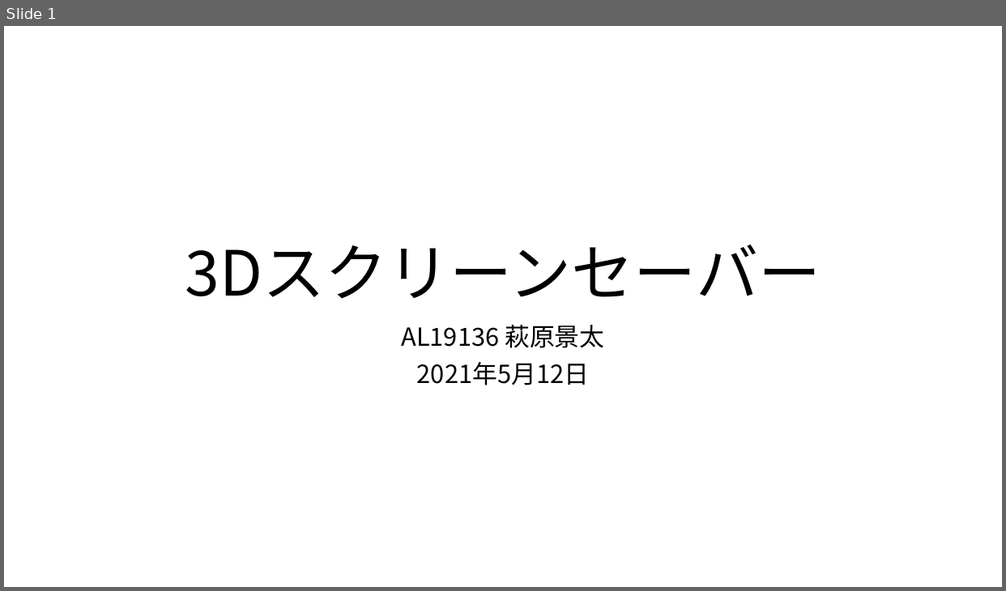
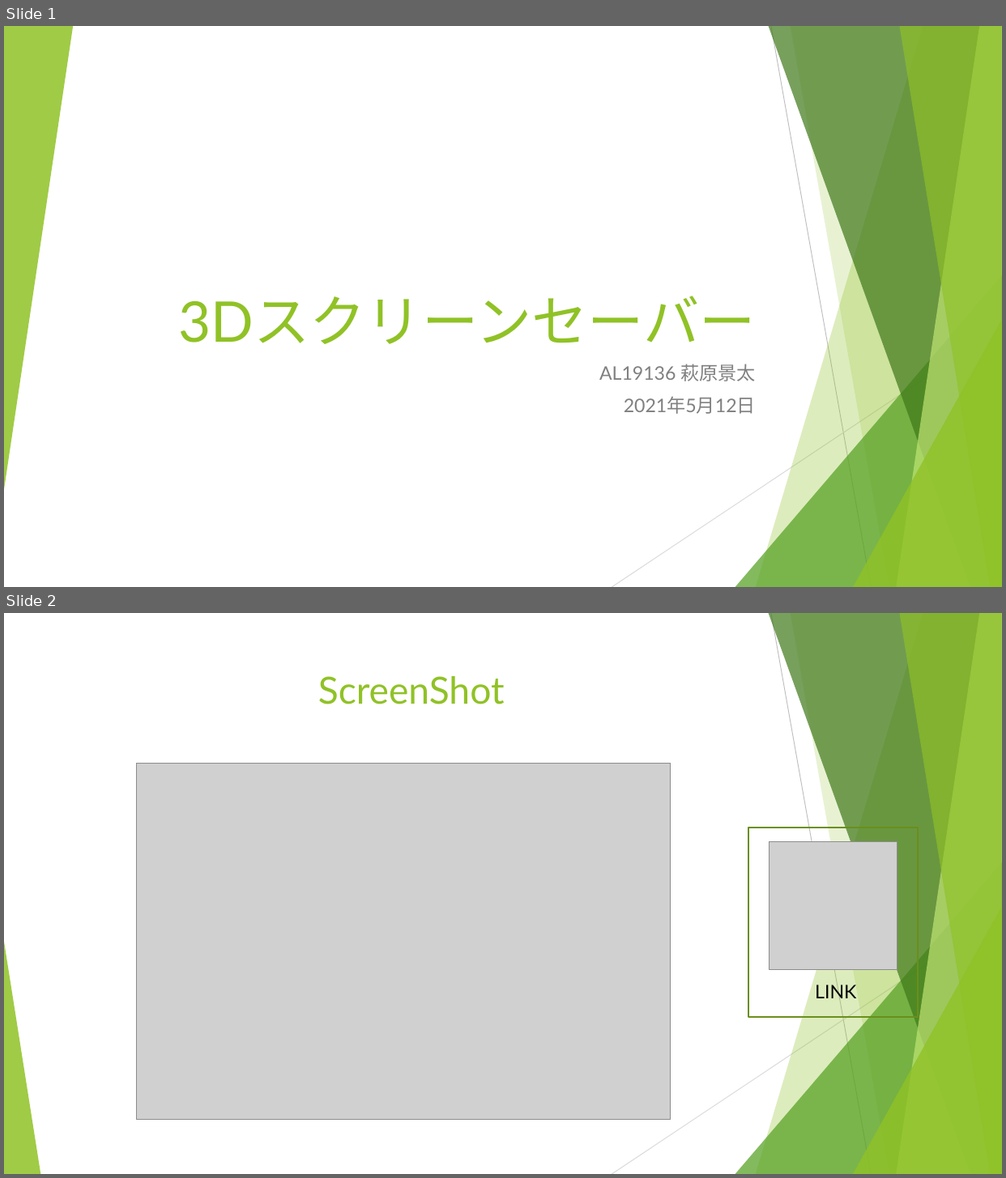
Before and after one commit to Rashoru-Infinity/advanced_1a_screen_saver, a slide deck: presentation.pptx. Shown one above the other, each under a label of ours: slide 1 before the commit, slides 1 and 2 after it. The pictures are 1006x591 and 1006x1178 pixels, drawn with LibreOffice and Linux fonts; fonts in the diff are those of the drawing; grey boxes stand for pictures. Boxes give left, top, right and bottom in pixels: in the first picture for what was removed or moved away, otherwise in the second. Text is boxed around its words. In the diff, an @@ line names an element or a change of style, - is before the commit and + after.

```diff
--- a/presentation.pptx
+++ b/presentation.pptx
@@ slide 2 added at box(4, 613, 1002, 1174), background #FFFFFF; not listed: 9 template elements that a slide beside it also shows @@
@@ title added at box(318, 676, 505, 705), 36 pt, text #90C226 @@
+ScreenShot
@@ picture added at box(137, 764, 671, 1120) @@
@@ rectangle added at box(749, 827, 918, 1016), outline #6B901C 1.5 pt @@
@@ picture added at box(769, 842, 898, 970) @@
@@ triangle added at box(4, 942, 40, 1174), fill #90C226 at 85% opacity @@
@@ text added at box(815, 984, 856, 1003), 18 pt, text #000000 @@
+LINK
@@ slide 1 changed as well @@
@@ group added at box(4, 26, 1002, 587): 5 freeform shapes, 3 triangles, 2 lines @@
@@ title "3Dスクリーンセーバー": place and size @@
-title "3Dスクリーンセーバー" at box(185, 245, 820, 299)
+title "3Dスクリーンセーバー" at box(178, 296, 755, 344)
@@ title "3Dスクリーンセーバー" at box(178, 296, 755, 344): size 60 to 54 pt, font Noto Sans CJK JP to Lato, text colour #000000 to #90C226; alignment centre to right; line spacing 0.9 to 1 @@
@@ subtitle "AL19136 萩原景太": place and size @@
-subtitle "AL19136 萩原景太" at box(401, 325, 604, 386)
+subtitle "AL19136 萩原景太" at box(599, 364, 756, 414)
@@ subtitle "AL19136 萩原景太" at box(599, 364, 756, 414): size 24 to 18 pt, font Noto Sans CJK JP to Lato, text colour #000000 to #808080; alignment centre to right; line spacing 0.9 to 1 @@
```
Also in this commit, not shown: 7 other slides changed, 2 other slides added, 2 slides removed, 2 other files.
